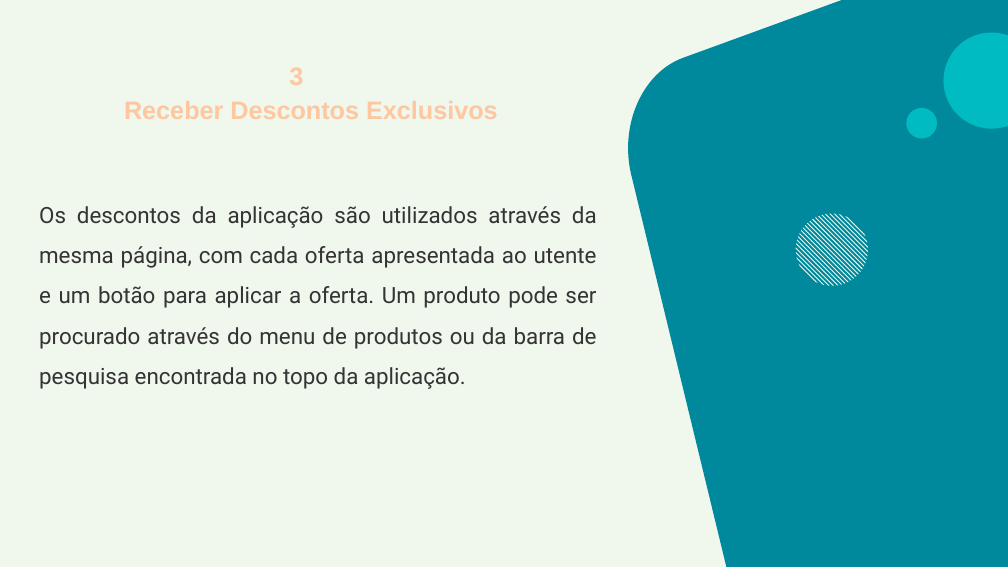
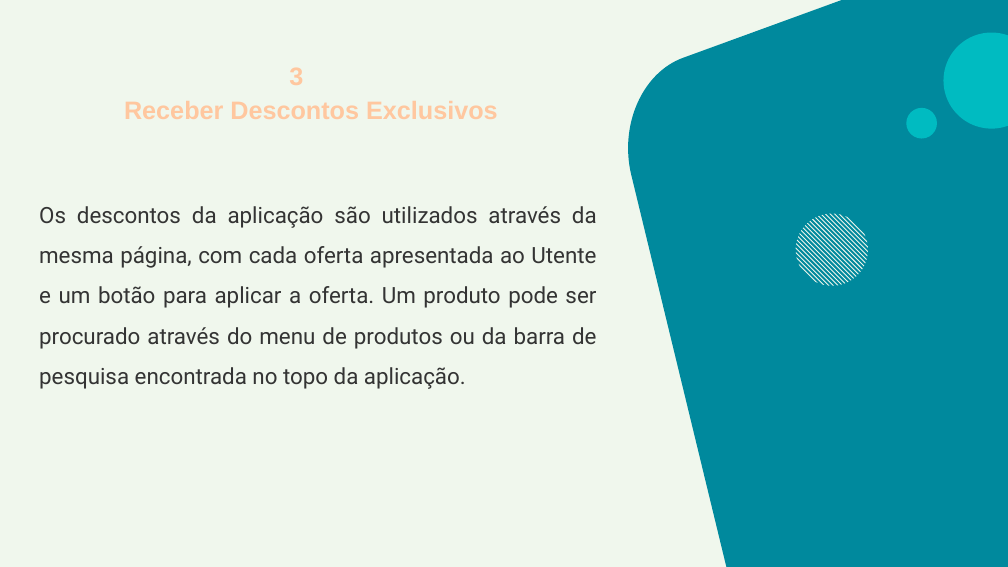
Before and after one commit to HugoDias27/ProjetoAMSI, a slide deck: slide 10 of PPT Projeto AMSI.pptx. Drawn at 1008x567 pixels with LibreOffice and Linux fonts; fonts in the diff are those of the drawing. Boxes give left, top, right and bottom in pixels: in the first picture for what was removed or moved away, otherwise in the second. Text is boxed around its words. In the diff, an @@ line names an element or a change of style, - is before the commit and + after.

Commit message:
1º Update PPT
Alterações efetuadas no conteúdo (texto) do documento e inserção do número total de horas propostas para o projeto de AMSI, no diapositivo da tabela de Planeamento das Tarefas.

```diff
--- a/PPT Projeto AMSI.pptx
+++ b/PPT Projeto AMSI.pptx
@@ subtitle at (39, 206, 597, 389): text changed @@
-Os descontos da aplicação são utilizados através da mesma página, com cada oferta apresentada ao utente e um botão para aplicar a oferta. Um produto pode ser procurado através do menu de produtos ou da barra de pesquisa encontrada no topo da aplicação.
+Os descontos da aplicação são utilizados através da mesma página, com cada oferta apresentada ao Utente e um botão para aplicar a oferta. Um produto pode ser procurado através do menu de produtos ou da barra de pesquisa encontrada no topo da aplicação.
```
Also in this commit, not shown: 7 other slides changed.
